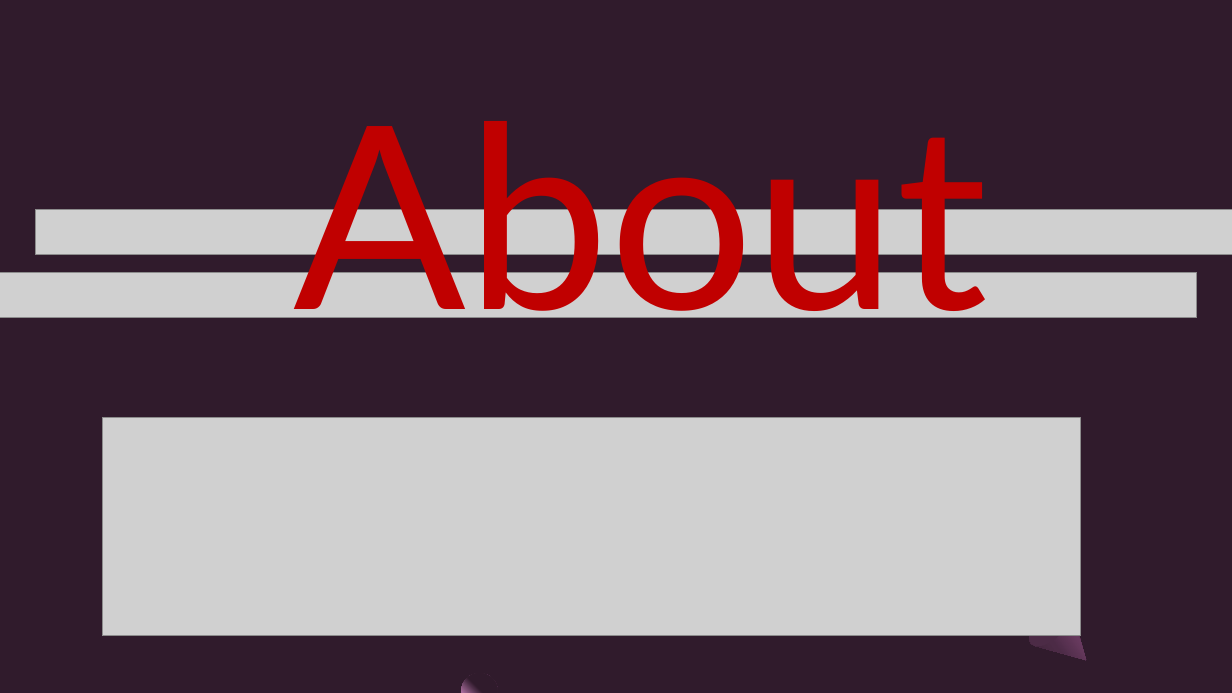
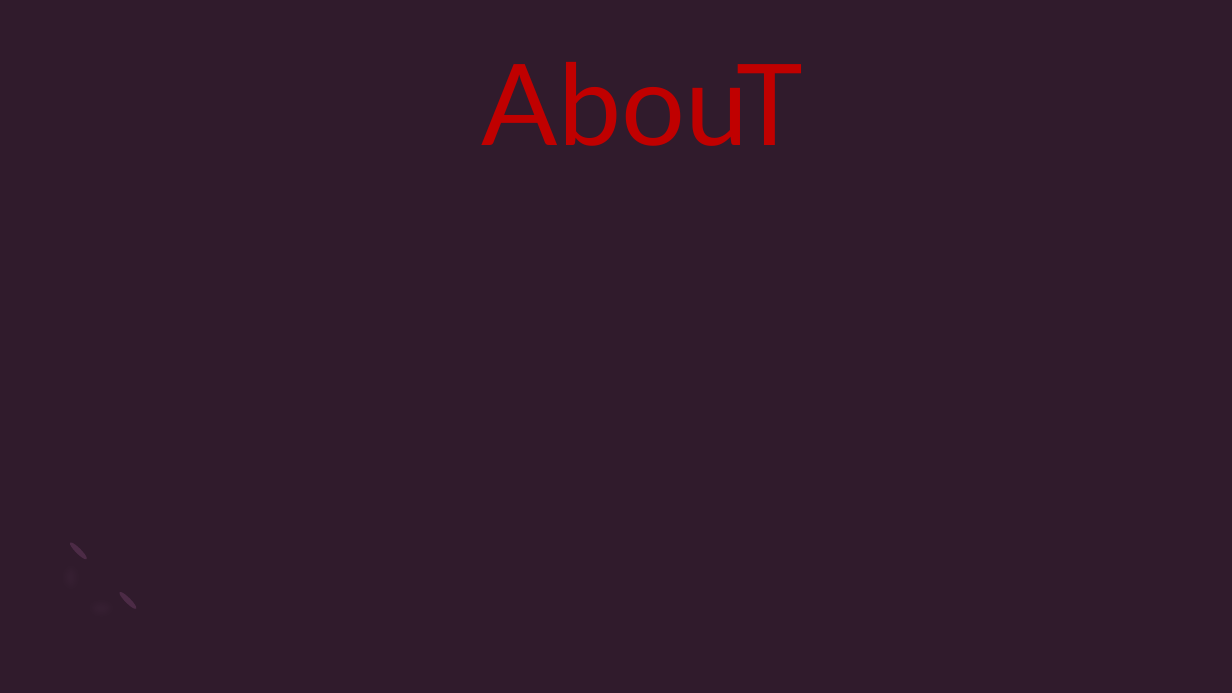
Before and after one commit to GLIKCH/GK_WEB_APP, a slide deck: slide 2 of GKPPROJ/GK_LOGOS.pptx (slide 1 before the commit). Drawn at 1232x693 pixels with LibreOffice and Linux fonts; fonts in the diff are those of the drawing; grey boxes stand for pictures. Boxes give left, top, right and bottom in pixels: in the first picture for what was removed or moved away, otherwise in the second. Text is boxed around its words. In the diff, an @@ line names an element or a change of style, - is before the commit and + after.

```diff
--- a/GKPPROJ/GK_LOGOS.pptx
+++ b/GKPPROJ/GK_LOGOS.pptx
@@ rectangle removed at (x1=0, y1=0, x2=1232, y2=693) @@
@@ text at (x1=482, y1=62, x2=803, y2=146): text changed; size 199 to 88 pt @@
-About
+AbouT
@@ picture removed at (x1=35, y1=209, x2=1232, y2=254) @@
@@ picture removed at (x1=0, y1=273, x2=1197, y2=318) @@
@@ picture removed at (x1=103, y1=418, x2=1081, y2=636) @@
@@ freeform shape added at (x1=36, y1=538, x2=140, y2=642), fill #B174A5 at 20% opacity @@
@@ ellipse added at (x1=68, y1=540, x2=89, y2=561), fill #4C2B46 @@
@@ ellipse added at (x1=117, y1=590, x2=138, y2=611), fill #4C2B46 @@
@@ freeform shape removed at (x1=1022, y1=596, x2=1106, y2=680) @@
@@ ellipse removed at (x1=1022, y1=596, x2=1080, y2=654) @@
@@ freeform shape removed at (x1=461, y1=673, x2=497, y2=693) @@
```
Also in this commit, not shown: 1 slide added, 37 other files.
